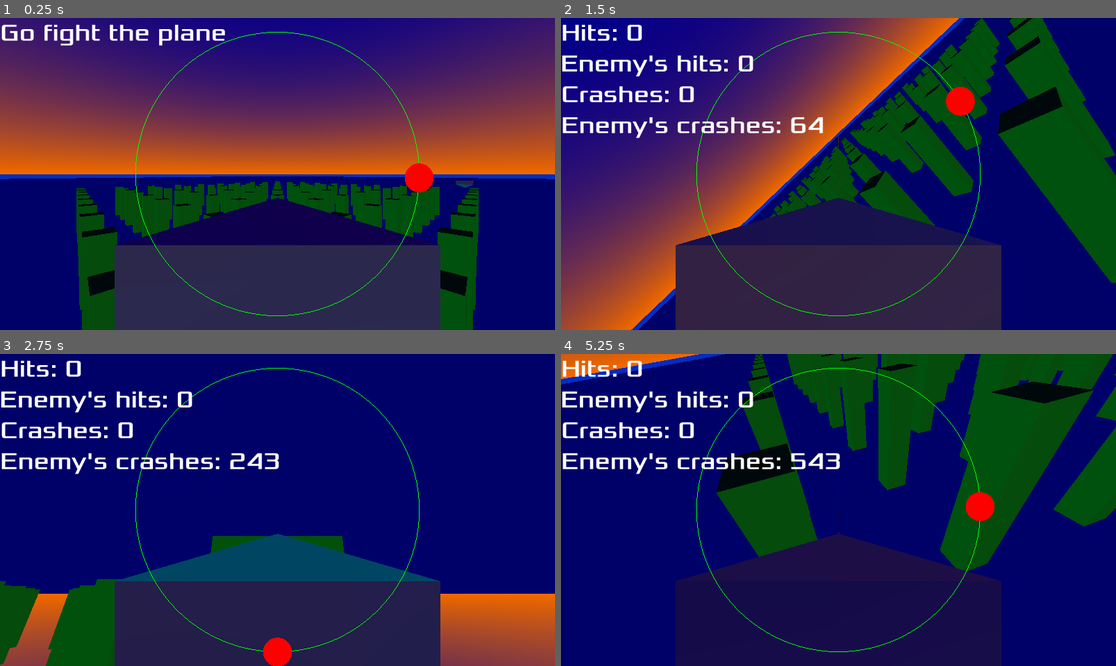
Above: before the commit, frames 1-4 (two rows, left to right).
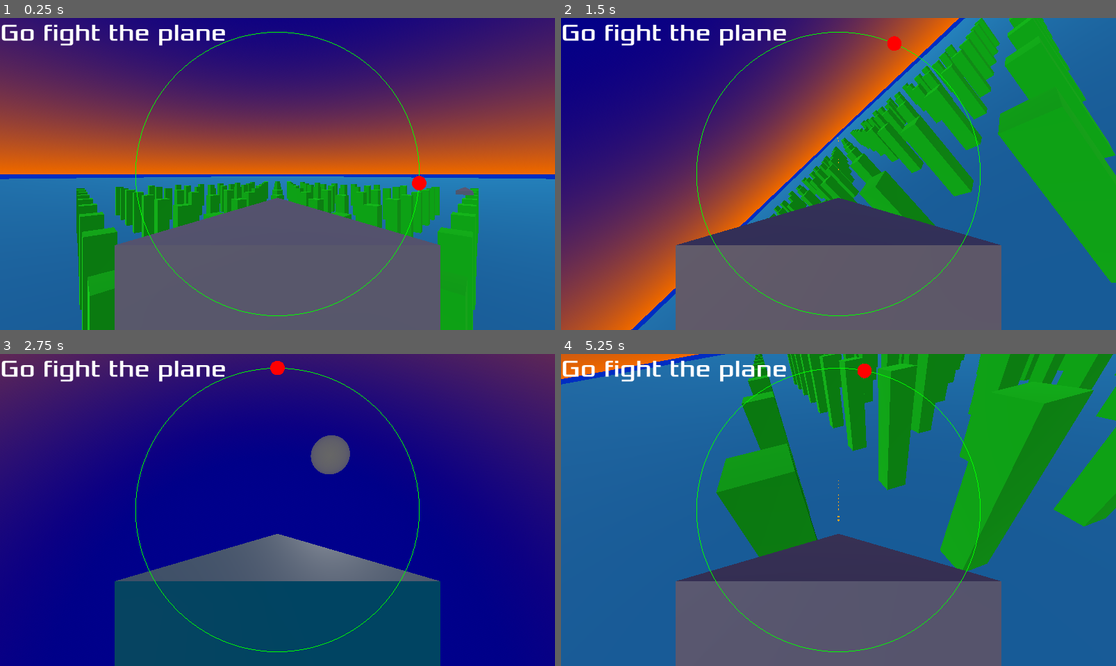
Above: after the commit, the same moments.

Repository: lookbehindyounow/shape_squadron
Game: Godot game, scene res://main.tscn
Same seed, same stepped clock (60 frames per second), same inputs: the game is played once before the commit and once after it.
Inputs:
- Up to frame 1 (0.25 s): no input
- Up to frame 2 (1.5 s): hold D (roll_right) 0.53-1.28 s; hold , (shoot) 0.53-1.28 s; hold W (pitch_down) from 1.28 s (still down); tap , (shoot) at 1.35 s
- Up to frame 3 (2.75 s): release W (pitch_down) at 2.03 s; hold D (roll_right) from 2.03 s (still down); hold , (shoot) from 2.03 s (still down); tap C (switch_camera) at 2.1 s
- Up to frame 4 (5.25 s): release D (roll_right) at 2.78 s; release , (shoot) at 2.78 s; hold Space (accelerate) 2.78-3.53 s; tap V at 2.85 s; tap , (shoot) at 3.05, 4.35 s; hold , (shoot) 3.53-4.28 s; hold A (roll_left) 3.53-5.03 s; hold W (pitch_down) from 5.03 s (still down); hold , (shoot) from 5.03 s (still down); tap C (switch_camera) at 5.1 s

The runs differ from the first frame. In frame 1, 49% of the frame differs, in the area x 0-100%, y 46-100%; in frame 2, 61%; in frame 3, 92%; in frame 4, 99%, in the area x 0-100%, y 0-100%.

Commit message:
changed render method to more intensive one, may not have had to, we'll see

Diff:
--- a/Enemy.gd
+++ b/Enemy.gd
@@ -65,9 +65,9 @@
 		if rolling_right:
 			transform.basis=transform.basis.rotated(transform.basis.z,delta)
 		if pitching_up:
-			transform.basis=transform.basis.rotated(transform.basis.x,-delta)
+			transform.basis=transform.basis.rotated(transform.basis.x,-0.75*delta)
 		if pitching_down:
-			transform.basis=transform.basis.rotated(transform.basis.x,delta)
+			transform.basis=transform.basis.rotated(transform.basis.x,0.75*delta)
 	velocity=transform.basis.z*speed
 	move_and_slide()
 
--- a/EnemyIcon.gd
+++ b/EnemyIcon.gd
@@ -1,4 +1,4 @@
 extends Control
 
 func _draw():
-	draw_circle(Vector2.ZERO,30,"#f00")
+	draw_circle(Vector2.ZERO,15,"#f00")
--- a/Player.gd
+++ b/Player.gd
@@ -40,6 +40,6 @@
 func shoot():
 	var bullet=bullet_scene.instantiate()
 	bullet.global_transform=self.global_transform
-	bullet.position+=self.transform.basis.z
+	bullet.position+=self.transform.basis.z+0.2*self.transform.basis.y
 	bullet.linear_velocity=transform.basis.z*25
 	get_node("/root/Main").add_child(bullet)
--- a/bullet.tscn
+++ b/bullet.tscn
@@ -7,6 +7,8 @@
 
 [sub_resource type="StandardMaterial3D" id="StandardMaterial3D_6cppn"]
 albedo_color = Color(1, 0.576471, 0, 1)
+emission_enabled = true
+emission = Color(1, 0.576471, 0, 1)
 
 [sub_resource type="CylinderShape3D" id="CylinderShape3D_jqlor"]
 height = 0.05
--- a/main.tscn
+++ b/main.tscn
@@ -76,7 +76,11 @@
 text = "Go fight the plane"
 
 [node name="Enemy" parent="." instance=ExtResource("5_4qii8")]
-transform = Transform3D(1, 0, 0, 0, 1, 0, 0, 0, 1, 0, 7, 14)
+transform = Transform3D(1, 0, 0, 0, 1, 0, 0, 0, 1, 0, 6, 14)
+
+[node name="DirectionalLight3D" type="DirectionalLight3D" parent="."]
+transform = Transform3D(0.939693, -0.241845, -0.241845, 0, -0.707107, 0.707107, -0.34202, -0.664463, -0.664463, 0, 50, 0)
+light_energy = 0.4
 
 [connection signal="hit" from="Player" to="UI" method="_on_hit"]
 [connection signal="hit" from="Enemy" to="UI" method="_on_hit"]
--- a/project.godot
+++ b/project.godot
@@ -69,8 +69,3 @@
 3d_physics/layer_2="enemies"
 3d_physics/layer_3="bullets/missiles"
 3d_physics/layer_4="world"
-
-[rendering]
-
-renderer/rendering_method="gl_compatibility"
-renderer/rendering_method.mobile="gl_compatibility"
